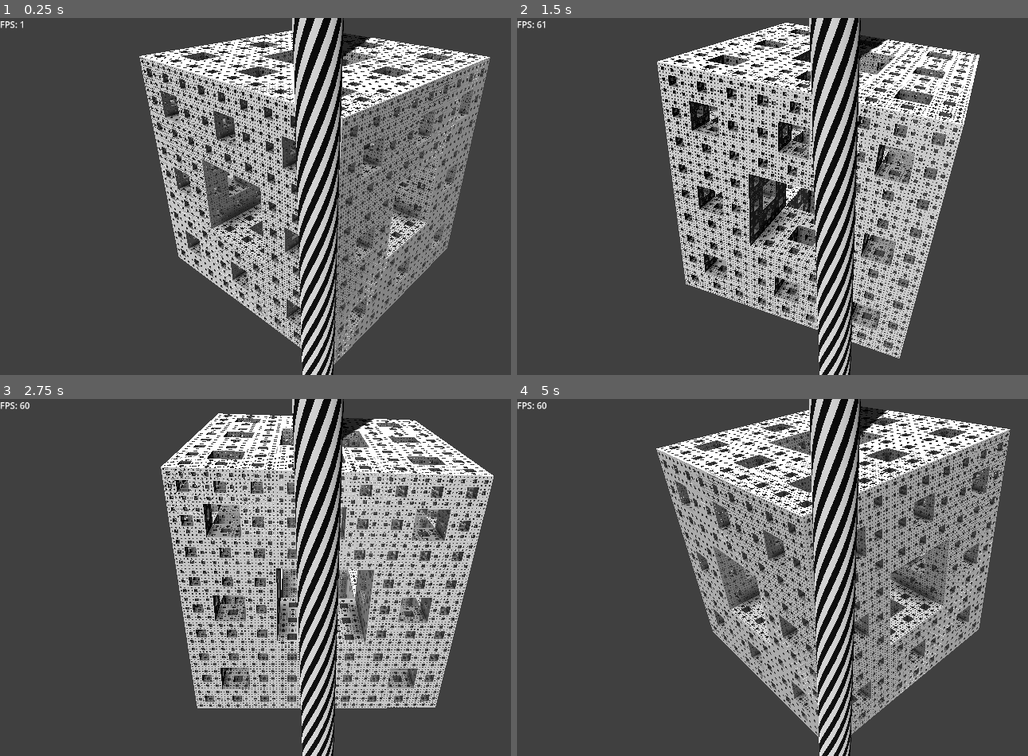
Above: before the commit, frames 1-4 (two rows, left to right).
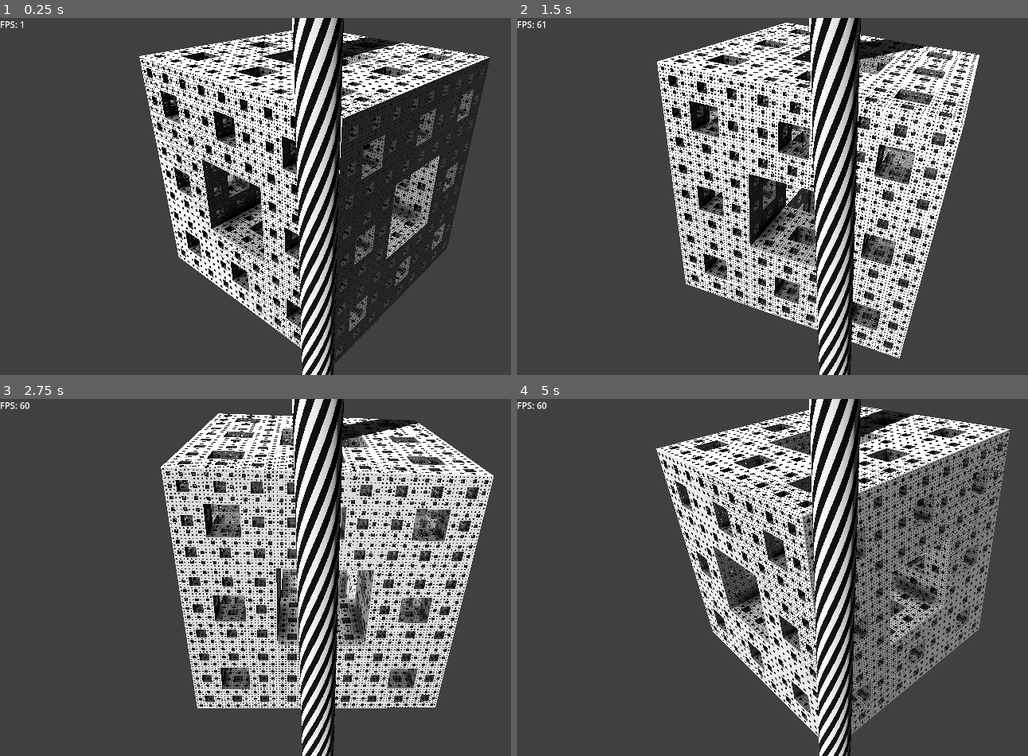
Above: after the commit, the same moments.

Repository: NormallyNormal/Marchless-Menger-Sponge
Game: Godot game, scene res://main.tscn
Two runs of this game, one before a commit and one after it. Both use one fixed random seed, a clock stepped at 60 frames per second and the inputs below.
Inputs:
- Up to frame 1 (0.25 s): no input
- Up to frame 2 (1.5 s): no input
- Up to frame 3 (2.75 s): no input
- Up to frame 4 (5 s): no input

The runs differ from the first frame. In frame 1, 29% of the frame differs, in the area x 27-96%, y 0-100%; in frame 2, 25%; in frame 3, 12%; in frame 4, 29%.

Commit message:
Added light() back to fix LOD sparkling

Diff:
--- a/main.tscn
+++ b/main.tscn
@@ -47,7 +47,7 @@
 [node name="SPONGE" parent="." instance=ExtResource("1_ig7tw")]
 
 [node name="DirectionalLight3D" type="DirectionalLight3D" parent="."]
-transform = Transform3D(-0.3369288, -0.88218, -0.32899466, 0.035850424, -0.36119267, 0.93180186, -0.9408474, 0.30215618, 0.15332273, -1.9821792, 2.8450701, 1.1811547)
+transform = Transform3D(-0.16842335, -0.74866474, -0.6411978, -0.08006639, -0.63795024, 0.76590395, -0.9824576, 0.18033451, 0.04750283, -1.9821792, 2.8450701, 1.1811547)
 shadow_enabled = true
 shadow_normal_bias = 3.0
 directional_shadow_mode = 1
@@ -74,7 +74,7 @@
 current = true
 
 [node name="DepthQuad" type="MeshInstance3D" parent="."]
-transform = Transform3D(1, 0, 0, 0, 1, 0, 0, 0, 1, 0, -0.0010103732, 0.58779514)
+transform = Transform3D(1, 0, 0, 0, 1, 0, 0, 0, 1, 0, 0, 0.6)
 visible = false
 material_override = SubResource("ShaderMaterial_1bvp3")
 mesh = SubResource("QuadMesh_lquwl")
--- a/menger_sponge.gdshader
+++ b/menger_sponge.gdshader
@@ -9,6 +9,8 @@
 uniform float level_of_detail : hint_range(1.0, 10.0) = 4.0;
 
 varying vec3 original_normal;
+varying float hole_fade;
+varying vec3 interior_albedo;
 
 const float POW3[7] = {1.0, 3.0, 9.0, 27.0, 81.0, 243.0, 729.0};
 const float INV_POW3[7] = {1.0, 0.333333333, 0.111111111, 0.037037037, 0.012345679, 0.004115226, 0.001371742};
@@ -141,6 +143,7 @@
 }
 
 void fragment() {
+	hole_fade = 0.0;
 	ALBEDO = surface_color;
 	original_normal = NORMAL;
 
@@ -293,11 +296,13 @@
 
 			float ao = mix(1.0, ao_total, ao_strength);
 			float depth_darken = exp(float(-total_level) * 0.3);
-			float hole_fade = smoothstep(0.0, 1.0, clamp(level_of_detail - detail_threshold, 0.0, 1.0));
-			ALBEDO *= ao * depth_darken;
-			ALBEDO = mix(surface_color, ALBEDO, hole_fade);
+			hole_fade = smoothstep(0.0, 1.0, clamp(level_of_detail - detail_threshold, 0.0, 1.0));
+			interior_albedo = surface_color * ao * depth_darken;
+			ALBEDO = mix(surface_color, interior_albedo, hole_fade);
+			NORMAL = mix(original_normal, NORMAL, hole_fade);
 
 			vec3 interior_pos = VERTEX - normalize(VIEW) * total_ray_length;
+			vec3 faded_pos = mix(VERTEX, interior_pos, hole_fade);
 			if (level < 6) {
 				LIGHT_VERTEX = interior_pos;
 			}
@@ -306,3 +311,14 @@
 		}
 	}
 }
+
+void light() {
+	vec3 interior_light = LIGHT_COLOR * (1.0 / PI) * ATTENUATION * max(dot(NORMAL, LIGHT), 0.0);
+	vec3 surface_light = LIGHT_COLOR * (1.0 / PI) * ATTENUATION * max(dot(original_normal, LIGHT), 0.0);
+
+	DIFFUSE_LIGHT += mix(
+		surface_color * surface_light,
+		interior_albedo * interior_light,
+		hole_fade
+	);
+}
